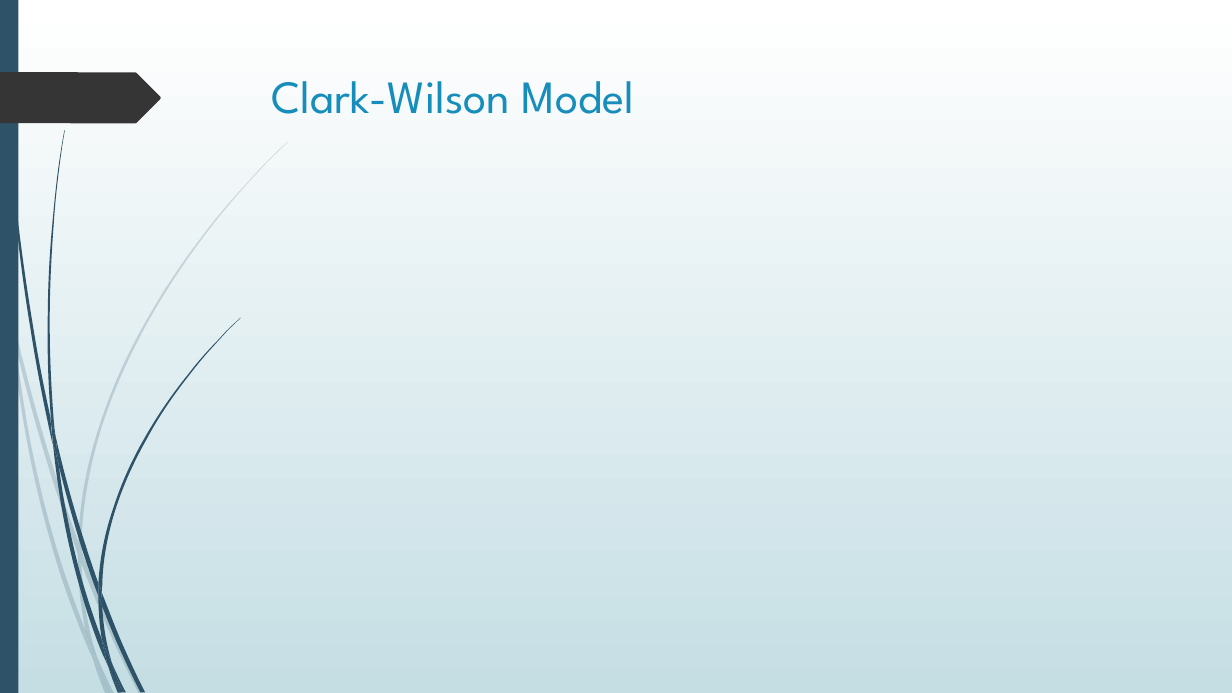
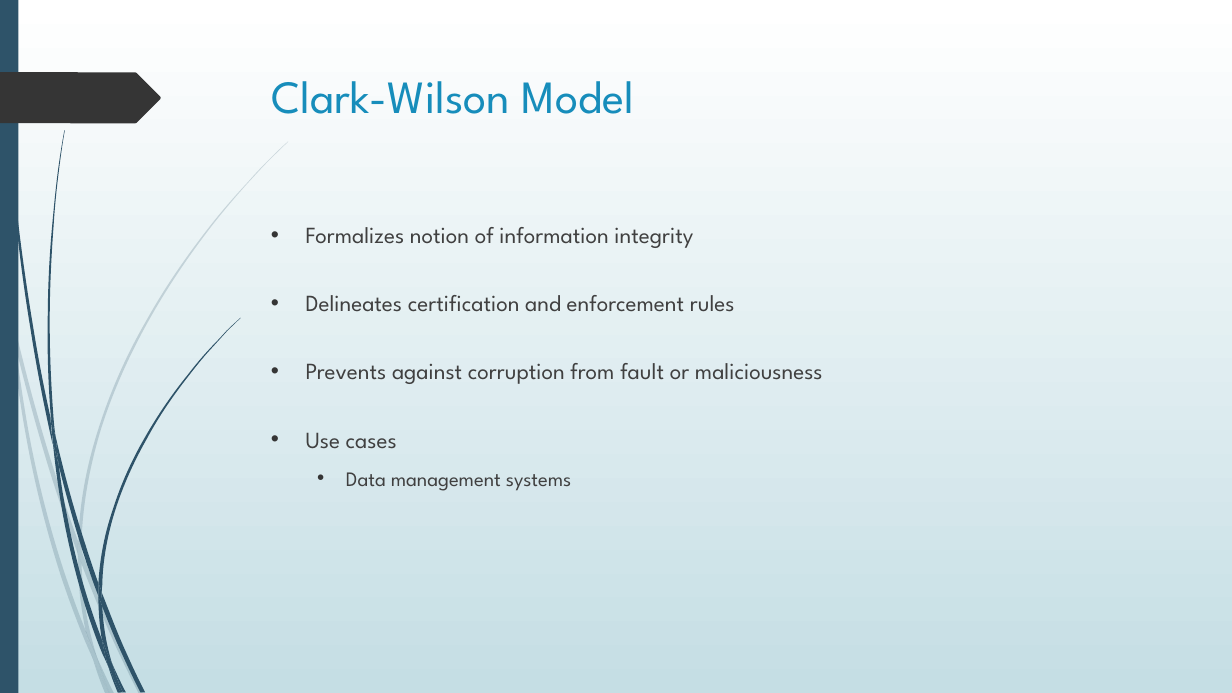
Before and after one commit to dr-natetorious/TIM-7030-Managing_Risks_and_Privacy, a slide deck: slide 7 of Week5_CloudThreats/BachmeierNTIM7030-5.pptx. Drawn at 1232x693 pixels with LibreOffice and Linux fonts; fonts in the diff are those of the drawing. Boxes give left, top, right and bottom in pixels: in the first picture for what was removed or moved away, otherwise in the second. Text is boxed around its words. In the diff, an @@ line names an element or a change of style, - is before the commit and + after.

```diff
--- a/Week5_CloudThreats/BachmeierNTIM7030-5.pptx
+++ b/Week5_CloudThreats/BachmeierNTIM7030-5.pptx
@@ text added at (306,227,823,491), 18 pt, text #404040 @@
+• Formalizes notion of information integrity
+• Delineates certification and enforcement rules
+• Prevents against corruption from fault or maliciousness
+• Use cases
+  • Data management systems
```
Also in this commit, not shown: 2 other slides changed.
